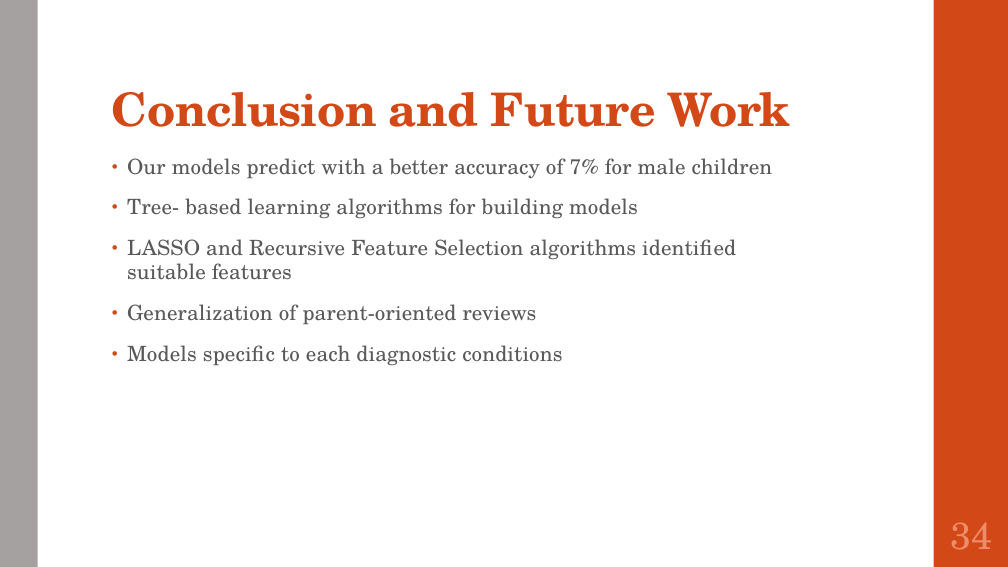
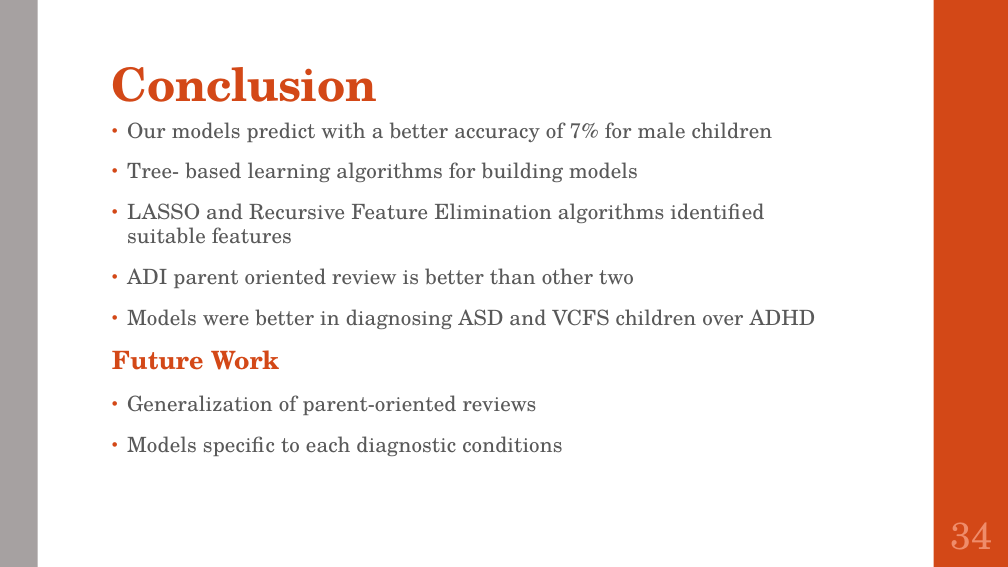
Before and after one commit to SirichandanaSambatur/CADDC, a slide deck: slide 34 of FinalReport.pptx. Drawn at 1008x567 pixels with LibreOffice and Linux fonts; fonts in the diff are those of the drawing. Boxes give left, top, right and bottom in pixels: in the first picture for what was removed or moved away, otherwise in the second. Text is boxed around its words. In the diff, an @@ line names an element or a change of style, - is before the commit and + after.

```diff
--- a/FinalReport.pptx
+++ b/FinalReport.pptx
@@ title at (112, 67, 377, 102): text changed @@
-Conclusion and Future Work
+Conclusion
@@ text "Our models predict with a ...": place and size @@
-text "Our models predict with a ..." at (127, 158, 773, 365)
+text "Our models predict with a ..." at (112, 122, 816, 456)
@@ text at (112, 203, 816, 370): text changed @@
-• LASSO and Recursive Feature Selection algorithms identified suitable features
+• LASSO and Recursive Feature Elimination algorithms identified suitable features
+• ADI parent oriented review is better than other two
+• Models were better in diagnosing ASD and VCFS children over ADHD
+Future Work
```
Also in this commit, not shown: 10 other slides changed, 1 other file.
